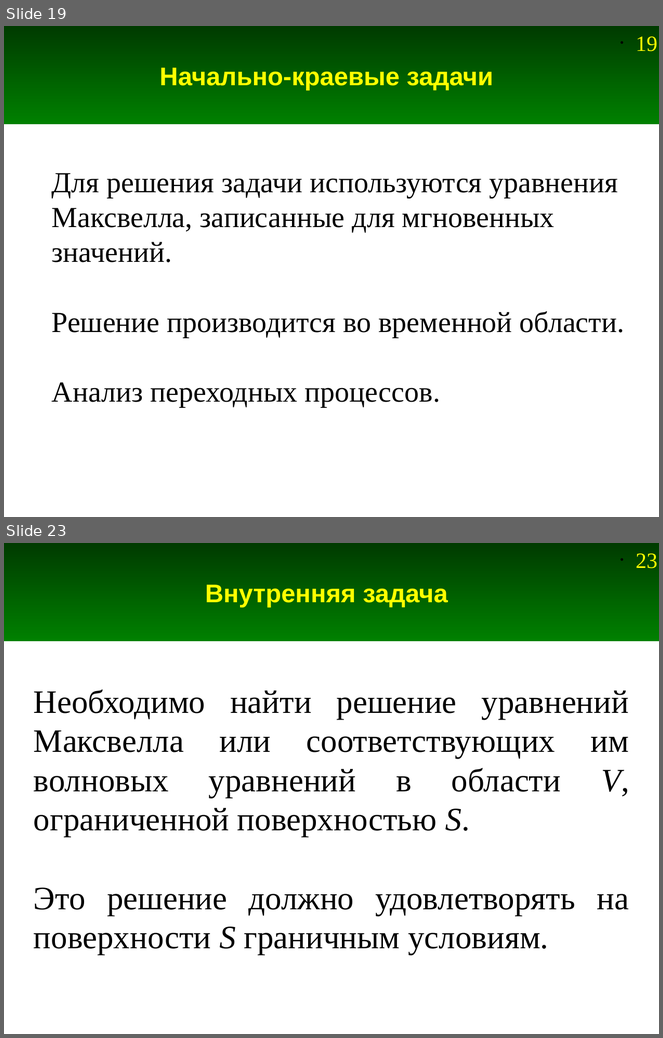
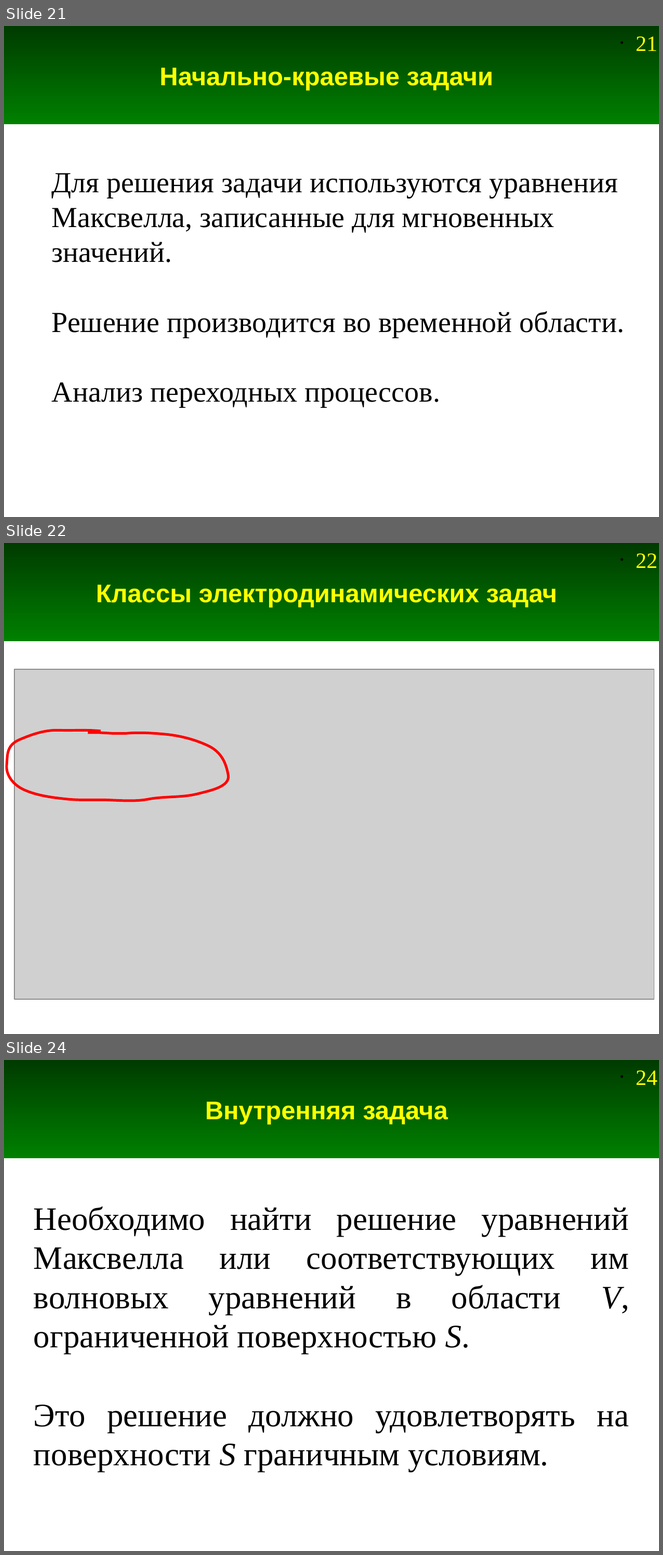
Before and after one commit to andris0147sv/modelling, a slide deck: presentations/1. Problem Statement.odp. Shown one above the other, each under a label of ours: slides 19 and 23 before the commit, slides 21, 22 and 24 after it; the slides between them are not shown. The pictures are 663x1038 and 663x1555 pixels, drawn with LibreOffice and Linux fonts; fonts in the diff are those of the drawing; grey boxes stand for pictures. Boxes give left, top, right and bottom in pixels: in the first picture for what was removed or moved away, otherwise in the second. Text is boxed around its words. In the diff, an @@ line names an element or a change of style, - is before the commit and + after.

```diff
--- a/presentations/1. Problem Statement.odp
+++ b/presentations/1. Problem Statement.odp
@@ slide 22 added at <box>4,543,659,1034</box>, background #FFFFFF; not listed: 2 template elements that a slide beside it also shows @@
@@ title added at <box>96,585,557,607</box>, 28 pt, text #FFFF00, bold @@
+Классы электродинамических задач
@@ picture added at <box>14,669,655,1000</box> @@
@@ freeform shape added at <box>7,730,229,801</box>, outline #FF0000 2.83 pt @@
@@ what was slide 19 is now slide 21 @@
@@ page number at <box>636,36,658,51</box>: text changed @@
-• 19
+• 21
@@ what was slide 23 is now slide 24 @@
@@ page number at <box>636,1070,658,1085</box>: text changed @@
-• 23
+• 24
```
Also in this commit, not shown: 7 slides changed, 8 other slides added, 7 slides removed, 2 other files.
